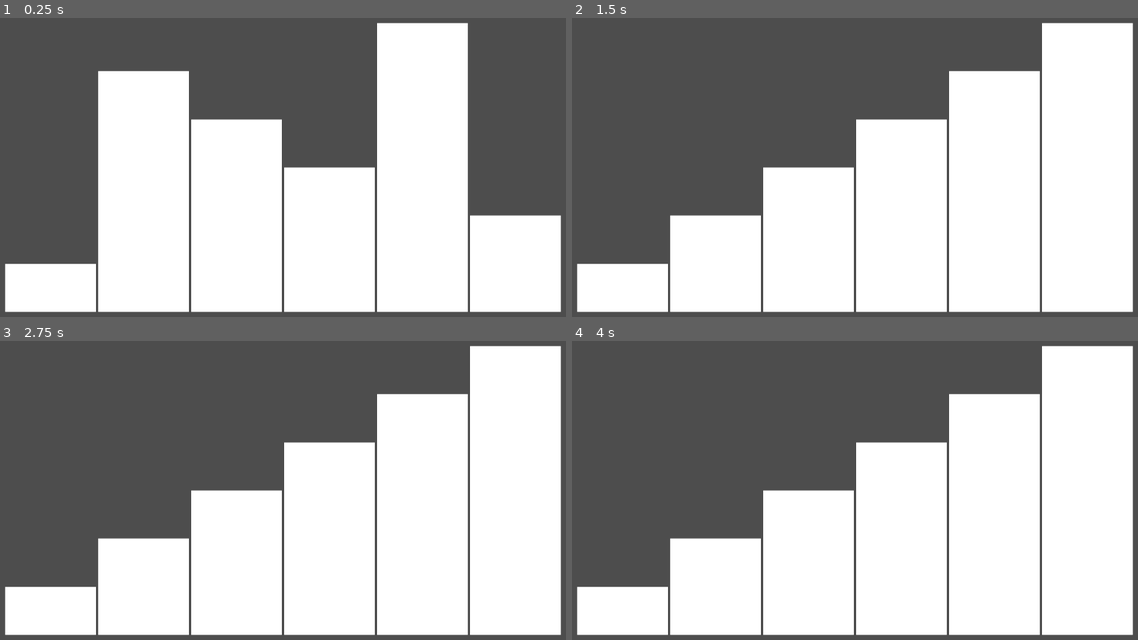
Above: before the commit, frames 1-4 (two rows, left to right).
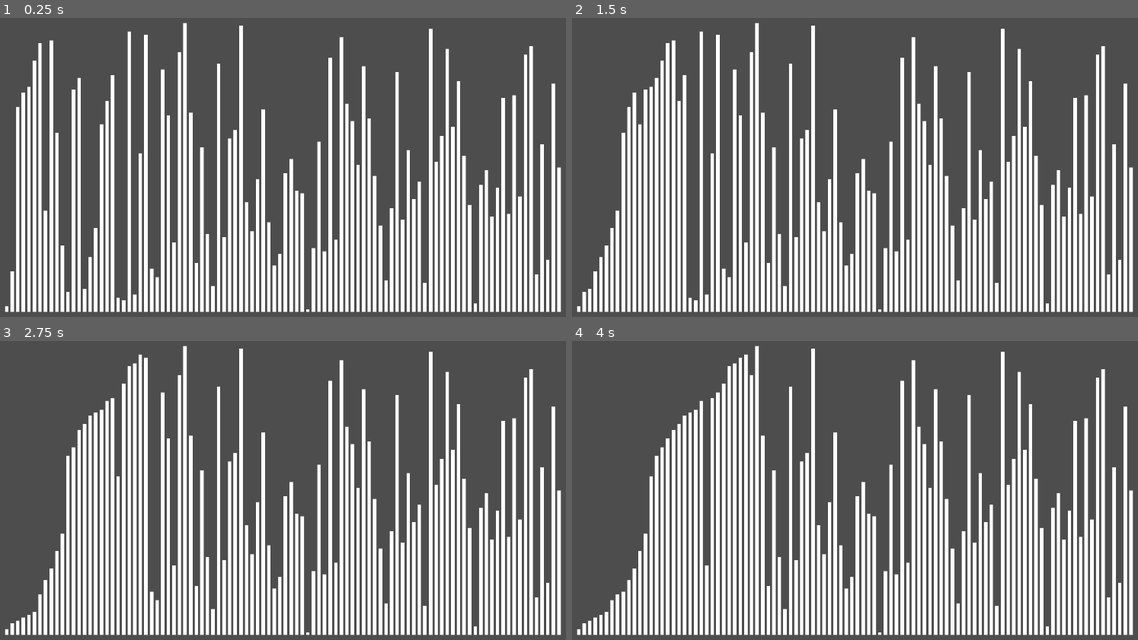
Above: after the commit, the same moments.

Repository: Shuflduf/Sorting-Algorithms-Visualiser
Game: Godot game, scene res://main.tscn
Two runs of this game, one before a commit and one after it. Both use one fixed random seed, a clock stepped at 60 frames per second and the inputs below.
Inputs:
- Up to frame 1 (0.25 s): no input
- Up to frame 2 (1.5 s): no input
- Up to frame 3 (2.75 s): no input
- Up to frame 4 (4 s): no input

The runs differ from the first frame. In frame 1, 44% of the frame differs, in the area x 0-100%, y 1-99%; in frame 2, 45%; in frame 3, 45%; in frame 4, 44%.

Commit message:
gnome sort

Diff:
--- /dev/null
+++ b/gnome.gd
@@ -0,0 +1,16 @@
+extends Sorter
+
+
+func sort():
+	var pos = 0
+	while !owner.sorted():
+		#await get_tree().process_frame
+		#for i in %Bars.get_child_count() - 1:
+		var bar = %Bars.get_child(pos)
+		var prev_bar = %Bars.get_child(pos - 1)
+
+		if pos == 0 or bar.custom_minimum_size.y >= prev_bar.custom_minimum_size.y:
+			pos += 1
+		else:
+			await owner.swap_bars(pos, pos - 1)
+			pos -= 1
--- a/main.tscn
+++ b/main.tscn
@@ -6,6 +6,7 @@
 [ext_resource type="Script" path="res://selection.gd" id="4_ggfls"]
 [ext_resource type="Script" path="res://cocktail.gd" id="5_pv835"]
 [ext_resource type="Script" path="res://bogo.gd" id="6_gv1u3"]
+[ext_resource type="Script" path="res://gnome.gd" id="7_xxu3s"]
 
 [node name="Control" type="Control" node_paths=PackedStringArray("sorter")]
 layout_mode = 3
@@ -15,10 +16,10 @@
 grow_horizontal = 2
 grow_vertical = 2
 script = ExtResource("1_ki6lu")
-count = 6
+count = 100
 speed = 0.0
 bar_scene = ExtResource("2_kwv4r")
-sorter = NodePath("Sorters/Bogo")
+sorter = NodePath("Sorters/Gnome")
 
 [node name="MarginContainer" type="MarginContainer" parent="."]
 layout_mode = 1
@@ -54,3 +55,6 @@
 
 [node name="Bogo" type="Node" parent="Sorters"]
 script = ExtResource("6_gv1u3")
+
+[node name="Gnome" type="Node" parent="Sorters"]
+script = ExtResource("7_xxu3s")
Not shown: 1 places in main.tscn that only renumber resources
